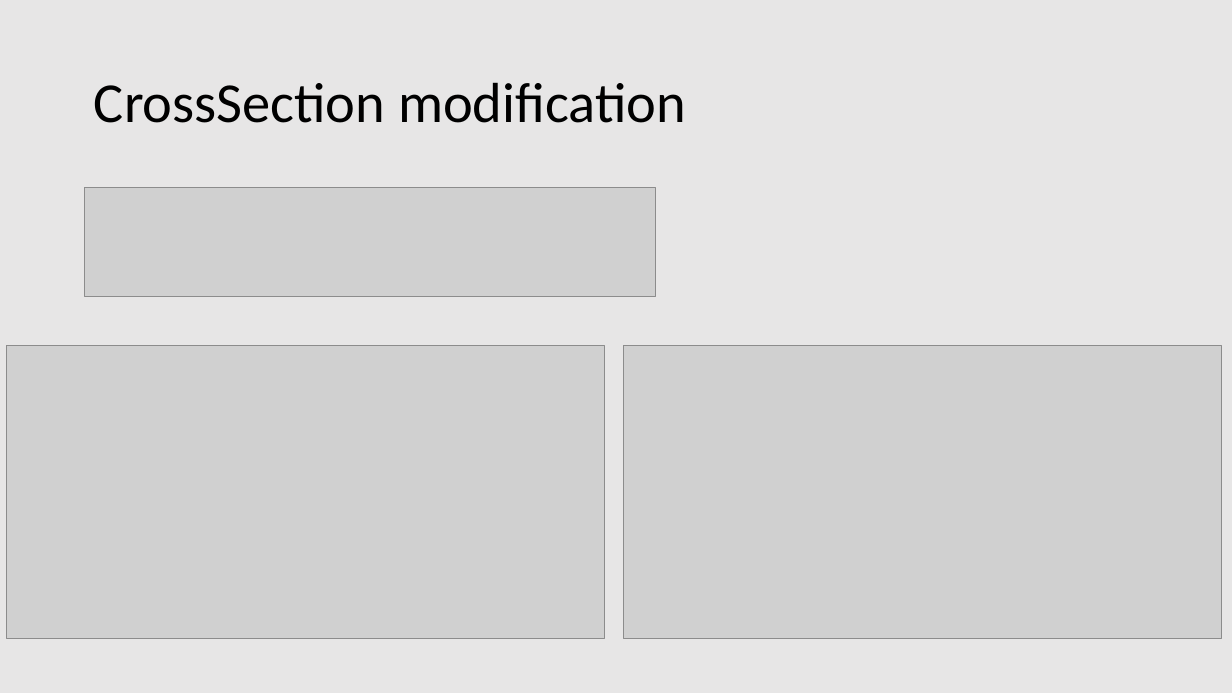
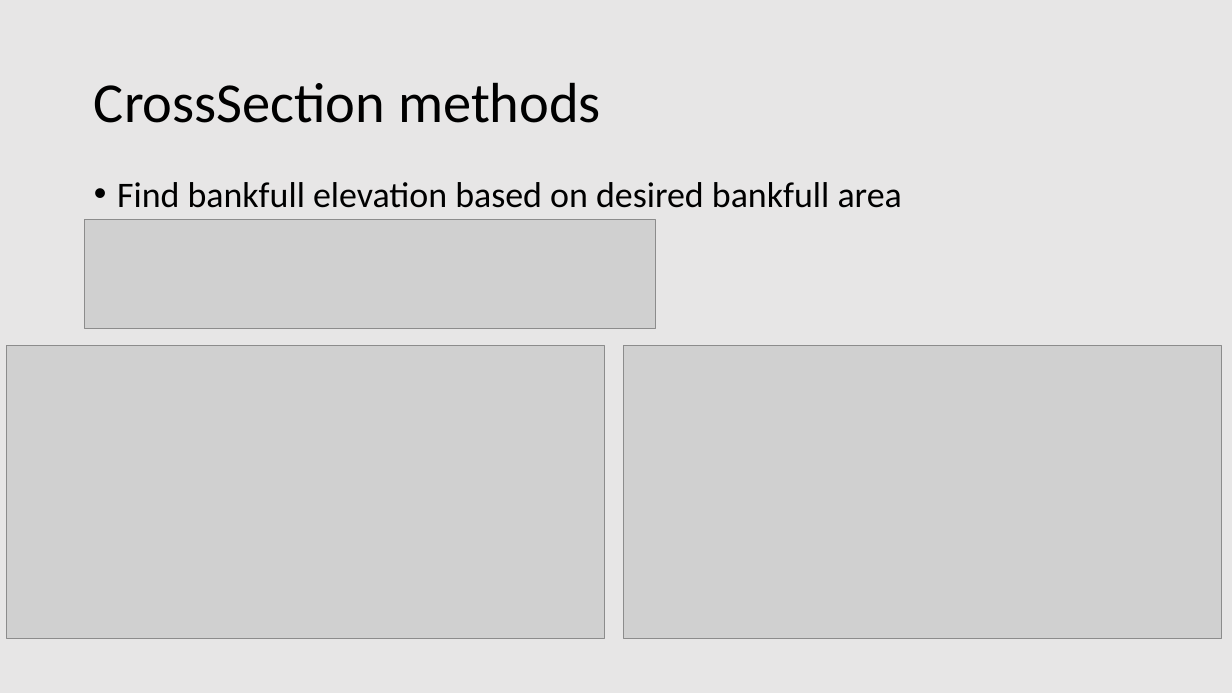
Before and after one commit to rsjones94/presentation-materials, a slide deck: slide 12 of TNAWRA_4-10-2019/jones_randall_pyfluv.pptx. Drawn at 1232x693 pixels with LibreOffice and Linux fonts; fonts in the diff are those of the drawing; grey boxes stand for pictures. Boxes give left, top, right and bottom in pixels: in the first picture for what was removed or moved away, otherwise in the second. Text is boxed around its words. In the diff, an @@ line names an element or a change of style, - is before the commit and + after.

```diff
--- a/TNAWRA_4-10-2019/jones_randall_pyfluv.pptx
+++ b/TNAWRA_4-10-2019/jones_randall_pyfluv.pptx
@@ title at (x1=94, y1=82, x2=601, y2=123): text changed @@
-CrossSection modification
+CrossSection methods
@@ text added at (x1=117, y1=182, x2=902, y2=208), 28 pt, text #000000 @@
+• Find bankfull elevation based on desired bankfull area
@@ picture moved from (x1=85, y1=188, x2=656, y2=297) to (x1=85, y1=220, x2=656, y2=329) @@
```
Also in this commit, not shown: 5 other slides changed.
